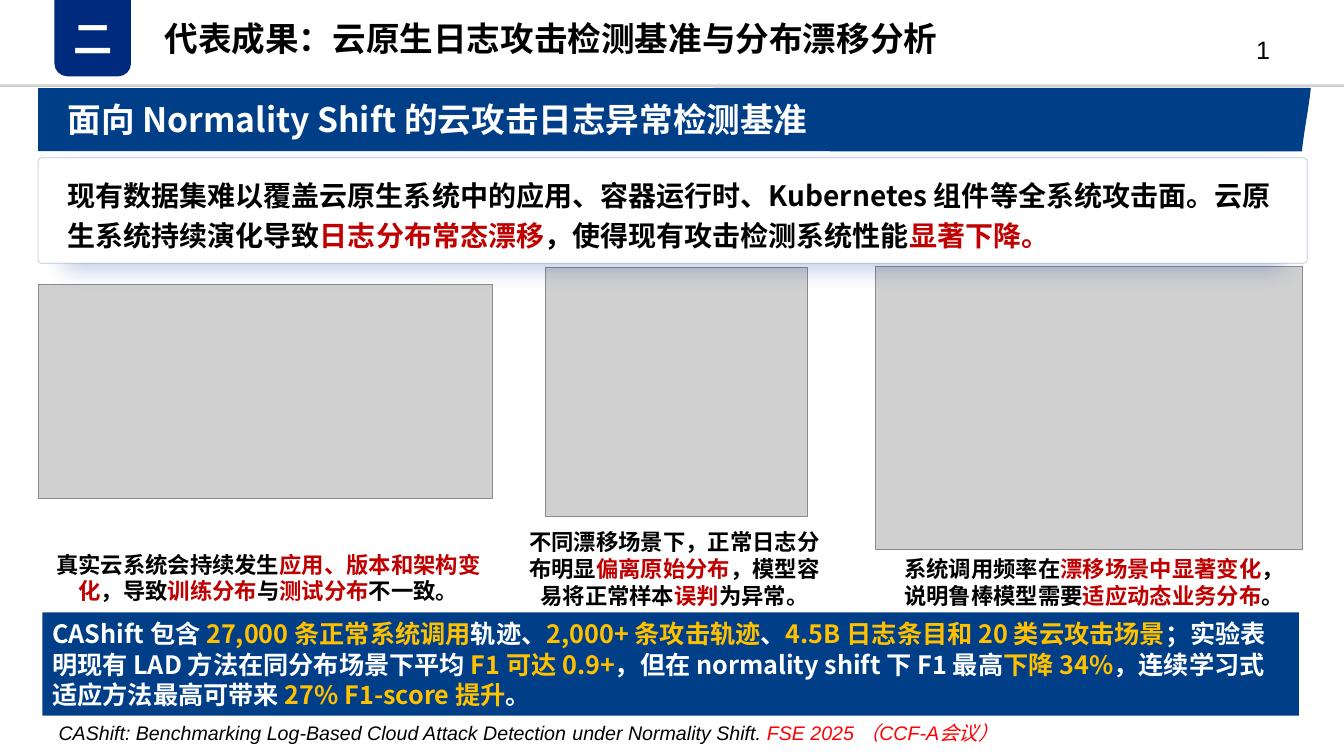
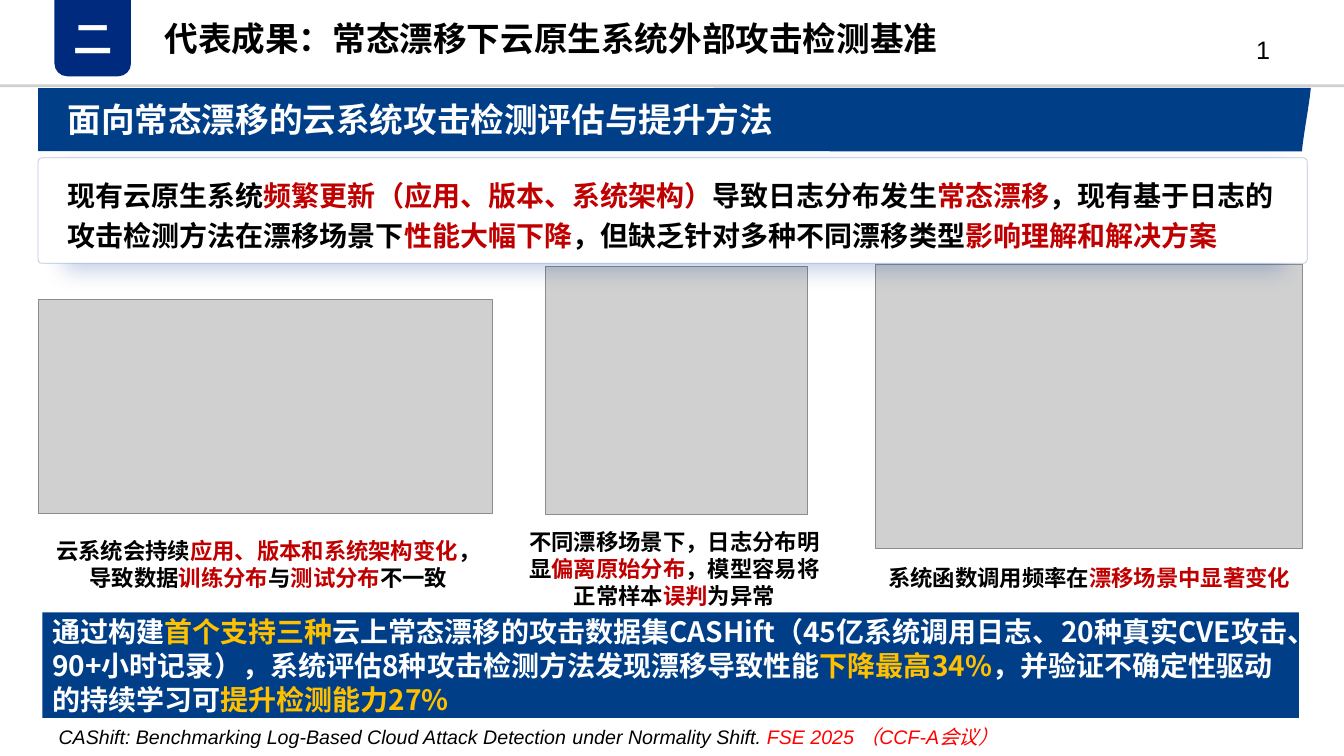
Before and after one commit to QSI-Lab/QSI.github.io, a slide deck: slide 1 of ppts/FSE2025CAShift.pptx. Drawn at 1344x756 pixels with LibreOffice and Linux fonts; fonts in the diff are those of the drawing; grey boxes stand for pictures. Boxes give left, top, right and bottom in pixels: in the first picture for what was removed or moved away, otherwise in the second. Text is boxed around its words. In the diff, an @@ line names an element or a change of style, - is before the commit and + after.

```diff
--- a/ppts/FSE2025CAShift.pptx
+++ b/ppts/FSE2025CAShift.pptx
@@ text at [165, 22, 938, 54]: text changed @@
-代表成果：云原生日志攻击检测基准与分布漂移分析
+代表成果：常态漂移下云原生系统外部攻击检测基准
@@ text in freeform shape at [68, 103, 774, 135]: text changed @@
-  面向 Normality Shift 的云攻击日志异常检测基准
+  面向常态漂移的云系统攻击检测评估与提升方法
@@ text at [67, 182, 1273, 250]: text changed @@
-  现有数据集难以覆盖云原生系统中的应用、容器运行时、Kubernetes 组件等全系统攻击面。云原生系统持续演化导致日志分布常态漂移，使得现有攻击检测系统性能显著下降。
+  现有云原生系统频繁更新（应用、版本、系统架构）导致日志分布发生常态漂移，现有基于日志的攻击检测方法在漂移场景下性能大幅下降，但缺乏针对多种不同漂移类型影响理解和解决方案
@@ picture: place and size @@
-picture at [38, 284, 493, 498]
+picture at [38, 299, 493, 513]
@@ text at [529, 531, 819, 606]: text changed @@
-不同漂移场景下，正常日志分布明显偏离原始分布，模型容易将正常样本误判为异常。
+不同漂移场景下，日志分布明显偏离原始分布，模型容易将正常样本误判为异常
@@ text at [56, 540, 481, 588]: text changed; text colour #000000 to #C00000 @@
-真实云系统会持续发生应用、版本和架构变化，导致训练分布与测试分布不一致。
+云系统会持续应用、版本和系统架构变化，导致数据训练分布与测试分布不一致
@@ text at [888, 567, 1290, 588]: text changed @@
-系统调用频率在漂移场景中显著变化，说明鲁棒模型需要适应动态业务分布。
+系统函数调用频率在漂移场景中显著变化
@@ text in rectangle at [52, 614, 1315, 713]: text changed; size 18 to 20 pt @@
-CAShift 包含 27,000 条正常系统调用轨迹、2,000+ 条攻击轨迹、4.5B 日志条目和 20 类云攻击场景；实验表明现有 LAD 方法在同分布场景下平均 F1 可达 0.9+，但在 normality shift 下 F1 最高下降 34%，连续学习式适应方法最高可带来 27% F1-score 提升。
+通过构建首个支持三种云上常态漂移的攻击数据集CASHift（45亿系统调用日志、20种真实CVE攻击、90+小时记录），系统评估8种攻击检测方法发现漂移导致性能下降最高34%，并验证不确定性驱动的持续学习可提升检测能力27%
@@ text "CAShift: Benchmarking Log-Based Cloud Attack ...": place and size @@
-text "CAShift: Benchmarking Log-Based Cloud Attack ..." at [59, 724, 939, 744]
+text "CAShift: Benchmarking Log-Based Cloud Attack ..." at [59, 729, 939, 748]
```
Also in this commit, not shown: 2 other files.
